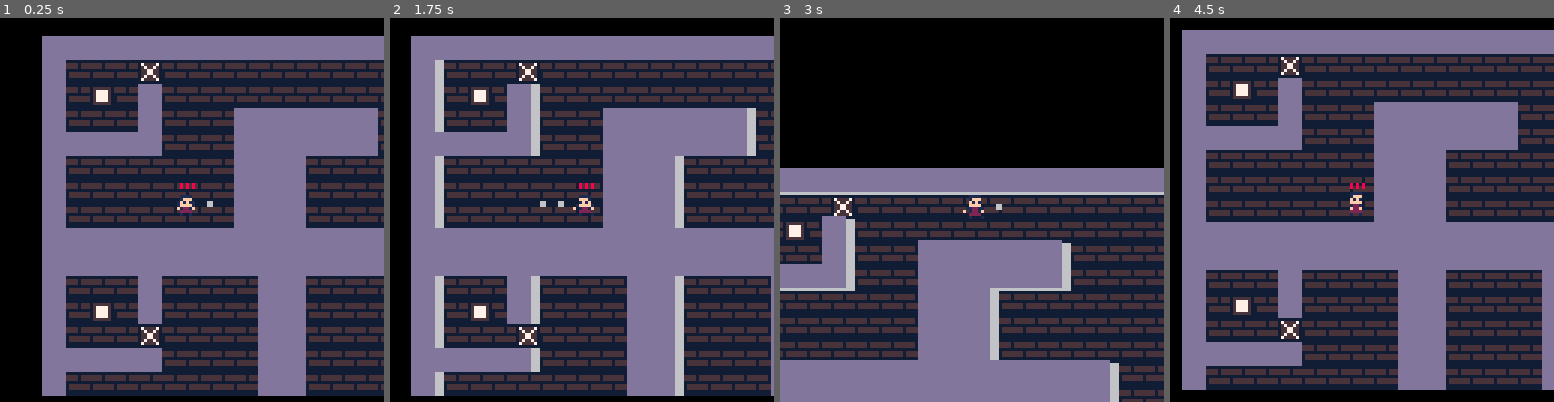
Above: before the commit, frames 1-4 (left to right).
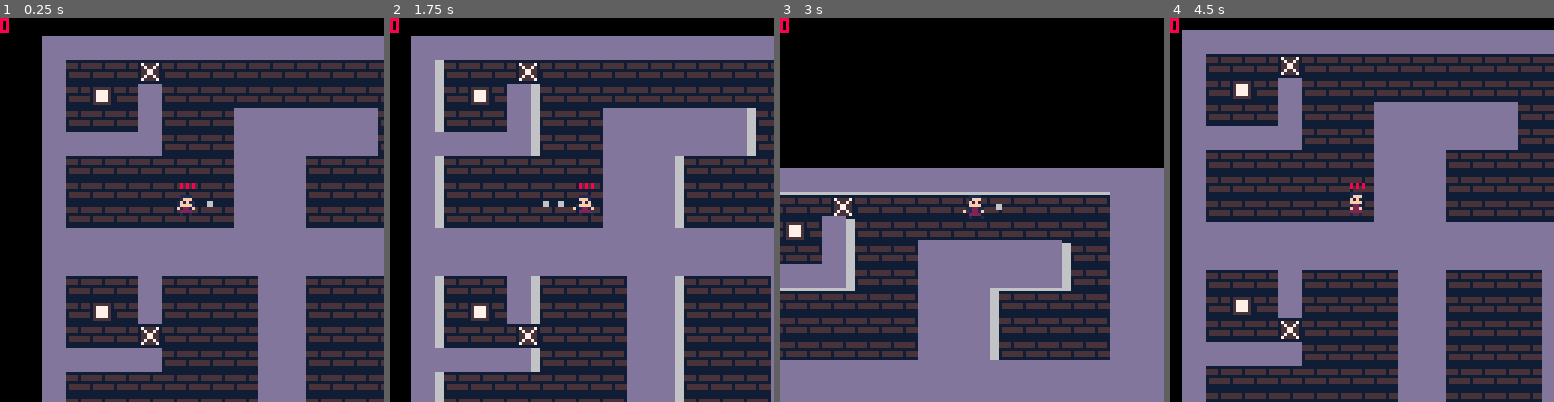
Above: after the commit, the same moments.

Repository: TripleADC/ZombiePico8
Game: PICO-8 cartridge zom8.p8
The game is run twice, just before and just after one commit, with the same random seed, the same clock (stepped at 60 frames per second) and the same inputs.
Inputs:
- Up to frame 1 (0.25 s): no input
- Up to frame 2 (1.75 s): tap X (X key) at 0.33, 1.07 s; tap O (Z key) at 0.7, 1.7 s; hold Right from 1.6 s (still down)
- Up to frame 3 (3 s): tap X (X key) at 1.85, 2.97 s; release Right at 2.1 s; tap O (Z key) at 2.1, 2.5, 2.9 s; hold Up 2.15-2.42 s; hold Right from 2.47 s (still down)
- Up to frame 4 (4.5 s): release Right at 3.03 s; hold Left 3.08-3.58 s; tap O (Z key) at 3.3, 3.7, 4.1 s; hold Down 3.63-3.97 s; hold Right from 4.02 s (still down); tap X (X key) at 4.08 s

The runs differ from the first frame. In frame 1, 1.5% of the frame differs, in the area x 0-100%, y 0-100%; in frame 2, 1.6%; in frame 3, 7.8%; in frame 4, 3.1%.

Commit message:
Tweaks
- Refactored sprite code
- Added coins
- Added wall "prices"

Diff:
--- a/zom8.p8
+++ b/zom8.p8
@@ -10,6 +10,7 @@
 walls={}
 barriers={}
 z_id=0
+cost = 500
 
 function _init()
     --player init
@@ -68,7 +69,7 @@
     end
 
     --debug
-    -- print(p.health,p.x*8-62,p.y*8-62,8)
+    print(p.coins,p.x*8-62,p.y*8-62,8)
 	-- -- print(p.x,p.x*8-62,p.y*8-62,8)
 	-- -- print(p.y,p.x*8-62,p.y*8-56,8)
 	-- print(p.dx,p.x*8-62,p.y*8-50,8)
@@ -93,7 +94,7 @@
 
         -- projectile collide
         for projectile in all(proj) do
-            projectile_collide(zombie, projectile)
+            projectile_collide(zombie, projectile, p)
         end
 
         -- actions
@@ -142,8 +143,9 @@
         sp=17,
         sp_frames=0,
         sp_flip=false,
-
         facing=1,
+
+        coins=0,
 
         -- functions
         control=function(self, c)
@@ -197,11 +199,10 @@
                 self.sp_frames = 0
             end
 
+            self.sp = 19
             -- facing up or down
             if(abs(self.dx) < 0.1 and abs(self.dy) < 0.1) then
                 self.sp = 17
-            else
-                self.sp = 19
             end
 
             if(self.facing == 4) then
@@ -216,11 +217,7 @@
             end
 
             -- facing left or right
-            if(self.facing == 3 or (self.dx < 0 and self.facing == 4)) then
-                self.sp_flip = true
-            else
-                self.sp_flip = false
-            end
+            self.sp_flip = self.facing == 3 or (self.dx < 0 and self.facing == 4)
 
             spr(self.sp,(self.x*8)-4,(self.y*8)-4, 1, 1, self.sp_flip)
 
@@ -342,10 +339,9 @@
                 self.hit = false
             end
 
-             if (self.dy < 0) then
+            self.sp = 33
+            if (self.dy < 0) then
                 self.sp = 35
-            elseif (self.dy >= 0) then
-                self.sp = 33
             end
 
             if(self.sp_frames >= 15) then
@@ -357,11 +353,7 @@
             end
 
             -- Setting up facing
-            if self.dx < 0 then
-                self.sp_flip=true
-            else
-                self.sp_flip=false
-            end
+            self.sp_flip = self.dx < 0
 
 			spr(self.sp,(self.x*8)-4,(self.y*8)-4, 1, 1, self.sp_flip)
 
@@ -369,11 +361,12 @@
             draw_health(self)
 		end,
 
-        lose_health=function(self)
+        lose_health=function(self, pl)
             self.health-=1
             self.hit=true
 
             if self.health == 0 then
+                pl.coins+=200
                 del(zombies, self)
             end
         end
@@ -433,17 +426,8 @@
                 self.y-=1
             end
 
-            if(mget(self.x, self.y) == 7) then
-                self.boxed_wall = true
-            else
-                self.boxed_wall = false
-            end
-
-            if(mget(self.x, self.y) == 8) then
-                self.boxed_barrier = true
-            else
-                self.boxed_barrier = false
-            end
+            self.boxed_wall = mget(self.x, self.y) == 7
+            self.boxed_barrier = mget(self.x, self.y) == 8
          end,
 
          draw_box_wall=function(self)
@@ -453,9 +437,10 @@
          end,
 
          draw_box_barrier=function(self,b)
-            bar = in_barriers(b, flr(self.x), flr(self.y))
-            if(self.boxed_barrier and bar != nil) then
+            if(self.boxed_barrier) then
+                bar = in_barriers(b, flr(self.x), flr(self.y))
                 rect(bar.x1 * 8, bar.y1 * 8, bar.x2 * 8, bar.y2 * 8,7)
+                print(cost, (bar.x1 + bar.x2) * 4 - 5, (bar.y1 + bar.y2) * 4 - 3, 7)
             end
          end
     }
@@ -483,21 +468,29 @@
 		h=0.25,
 		dx=pdx,
 		dy=pdy,
+        offset=rnd(0.15),
+        offset_sign=rnd(),
 
         draw=function(self)
             spr(self.sp,(self.x*8)-4,(self.y*8)-4)
         end,
 
         update=function(self)
+            if(self.offset_sign < 0.5) then
+                self.offset *= -1
+            end
+
             -- wall colission, destroy self
             if not solid_area(self.x+self.dx,self.y,self.w,self.h) then
                 self.x+=self.dx
+                self.y+=self.offset
             else
                 del(proj, self)
             end
 
             if not solid_area(self.x,self.y+self.dy,self.w,self.h) then
                 self.y+=self.dy
+                self.x+=self.offset
             else
                 del(proj, self)
             end
@@ -776,10 +769,10 @@
     end
 end
 
-function projectile_collide(z, p)
-    if detect_collide(p, z, 0.5) then
-        z:lose_health()
-        del(proj, p)
+function projectile_collide(z, pr, pl)
+    if detect_collide(pr, z, 0.5) then
+        z:lose_health(pl)
+        del(proj, pr)
     end
 end
 
@@ -828,14 +821,14 @@
 end
 
 __gfx__
-000000008888888866666666ddddddddbbbbbbbbaaaaaaaaaaaaaaaaaaaaaaaa6666666600000000000000000000000000000000000000000000000000000000
-000000008888888866666666ddddddddbbbbbbbbccccacccaccccccaa7cccc7a6666666600000000000000000000000000000000000000000000000000000000
-007007008888888866666666ddddddddbbbbbbbbccccacccac7777caac7cc7ca6666666600000000000000000000000000000000000000000000000000000000
-000770008888888866666666ddddddddbbbbbbbbaaaaaaaaac7777caacc77cca6666666600000000000000000000000000000000000000000000000000000000
-000770008888888866666666ddddddddbbbbbbbbacccccccac7777caacc77cca6666d66600000000000000000000000000000000000000000000000000000000
-007007008888888866666666ddddddddbbbbbbbbacccccccac7777caac7cc7ca6666666600000000000000000000000000000000000000000000000000000000
-000000008888888866666666ddddddddbbbbbbbbaaaaaaaaaccccccaa7cccc7a6666666600000000000000000000000000000000000000000000000000000000
-000000008888888866666666ddddddddbbbbbbbbaaaaaaaaaaaaaaaaaaaaaaaa6666666600000000000000000000000000000000000000000000000000000000
+000000008888888866666666ddddddddbbbbbbbbaaaaaaaaaaaaaaaaaaaaaaaa66666666aaaaaaaa000000000000000000000000000000000000000000000000
+000000008888888866666666ddddddddbbbbbbbbccccacccaccccccaa7cccc7a66666666acc77cca000000000000000000000000000000000000000000000000
+007007008888888866666666ddddddddbbbbbbbbccccacccac7777caac7cc7ca66666666acc77cca000000000000000000000000000000000000000000000000
+000770008888888866666666ddddddddbbbbbbbbaaaaaaaaac7777caacc77cca66666666a777777a000000000000000000000000000000000000000000000000
+000770008888888866666666ddddddddbbbbbbbbacccccccac7777caacc77cca66666666a777777a000000000000000000000000000000000000000000000000
+007007008888888866666666ddddddddbbbbbbbbacccccccac7777caac7cc7ca6666d666acc77cca000000000000000000000000000000000000000000000000
+000000008888888866666666ddddddddbbbbbbbbaaaaaaaaaccccccaa7cccc7a66666666acc77cca000000000000000000000000000000000000000000000000
+000000008888888866666666ddddddddbbbbbbbbaaaaaaaaaaaaaaaaaaaaaaaa66666666aaaaaaaa000000000000000000000000000000000000000000000000
 00000000000000000011110000111100000000000000000000111100001111000000000000000000000000000000000000000000000000000000000000000000
 0000000000111100001fff00001fff00001111000011110000111f00001111000011110000888800000000000000000000000000000000000000000000000000
 00000000001fff0000f1f10000f1f100001fff0000111f0000111f0000111f0000111f0000888800000000000000000000000000000000000000000000000000
@@ -853,12 +846,12 @@
 00000000001133000011330000113300001133000088880000000000000000000000000000000000000000000000000000000000000000000000000000000000
 00000000003000100300010000300010030001000080008000000000000000000000000000000000000000000000000000000000000000000000000000000000
 00000000000000000000000000000000000000000000000000000000000000000000000000000000000000000000000000000000000000000000000000000000
-00000000000000000000000000000000000000000000000000000000000000000000000000000000000000000000000000000000000000000000000000000000
-00000000000000000000000000000000000000000000000000000000000000000000000000000000000000000000000000000000000000000000000000000000
-00000000000660000000000000000000000000000000000000000000000000000000000000000000000000000000000000000000000000000000000000000000
-00000000000660000000000000000000000000000000000000000000000000000000000000000000000000000000000000000000000000000000000000000000
-00000000000000000000000000000000000000000000000000000000000000000000000000000000000000000000000000000000000000000000000000000000
-00000000000000000000000000000000000000000000000000000000000000000000000000000000000000000000000000000000000000000000000000000000
+00000000000000000080080003bbbbb0066666600000000000000000000000000000000000000000000000000000000000000000000000000000000000000000
+00000000000000000888778003bbbbb0066677600000000000000000000000000000000000000000000000000000000000000000000000000000000000000000
+00000000000660000888878003b11b10066667600000000000000000000000000000000000000000000000000000000000000000000000000000000000000000
+00000000000660000888888003311310006666000000000000000000000000000000000000000000000000000000000000000000000000000000000000000000
+00000000000000000088880003333330006666000000000000000000000000000000000000000000000000000000000000000000000000000000000000000000
+00000000000000000008800000303030000660000000000000000000000000000000000000000000000000000000000000000000000000000000000000000000
 00000000000000000000000000000000000000000000000000000000000000000000000000000000000000000000000000000000000000000000000000000000
 00000000000000000000000000000000000000000000000000000000000000000000000000000000000000000000000000000000000000000000000000000000
 00000000000000000000000000000000000000000000000000000000000000000000000000000000000000000000000000000000000000000000000000000000
@@ -898,17 +891,34 @@
 0000000000000000000000000000000000000000000000000000000000000000000000000000000000000000000000000000000000000000000000000000000000000000000000000000000000000000000000000000000000000000000000000000000000000000000000000000000000000000000000000000000000000000
 __map__
 0202020202020202020202020202020202020202020202020202020202020202000000000000000000000000000000000000000000000000000000000000000000000000000000000000000000000000000000000000000000000000000000000000000000000000000000000000000000000000000000000000000000000000
-0205050507050505050505050505050505050505050505050505050505050502000000000000000000000000000000000000000000000000000000000000000000000000000000000000000000000000000000000000000000000000000000000000000000000000000000000000000000000000000000000000000000000000
-0205060502050505050505050505050505050505050505050505050505050502000000000000000000000000000000000000000000000000000000000000000000000000000000000000000000000000000000000000000000000000000000000000000000000000000000000000000000000000000000000000000000000000
-0205050502050505020202020202050505050505050505050505050505050502000000000000000000000000000000000000000000000000000000000000000000000000000000000000000000000000000000000000000000000000000000000000000000000000000000000000000000000000000000000000000000000000
-0202020202050505020202020202050505050505050505050505050505050502000000000000000000000000000000000000000000000000000000000000000000000000000000000000000000000000000000000000000000000000000000000000000000000000000000000000000000000000000000000000000000000000
-0205050505050505080808050505050505050505050505050505050505050502000000000000000000000000000000000000000000000000000000000000000000000000000000000000000000000000000000000000000000000000000000000000000000000000000000000000000000000000000000000000000000000000
-0205050505050505080808050505050505050505050505050505050505050502000000000000000000000000000000000000000000000000000000000000000000000000000000000000000000000000000000000000000000000000000000000000000000000000000000000000000000000000000000000000000000000000
-0205050505050505080808050505050505050505050505050505050505050502000000000000000000000000000000000000000000000000000000000000000000000000000000000000000000000000000000000000000000000000000000000000000000000000000000000000000000000000000000000000000000000000
-0202020202020202020202020808080205050505050505050505050505050502000000000000000000000000000000000000000000000000000000000000000000000000000000000000000000000000000000000000000000000000000000000000000000000000000000000000000000000000000000000000000000000000
-0202020202020202020202020808080205050505050505050505050505050502000000000000000000000000000000000000000000000000000000000000000000000000000000000000000000000000000000000000000000000000000000000000000000000000000000000000000000000000000000000000000000000000
+0205050507050505050505050505050508080805050505050505050505050502000000000000000000000000000000000000000000000000000000000000000000000000000000000000000000000000000000000000000000000000000000000000000000000000000000000000000000000000000000000000000000000000
+0205060502050505050505050505050508080805050505050505050505050502000000000000000000000000000000000000000000000000000000000000000000000000000000000000000000000000000000000000000000000000000000000000000000000000000000000000000000000000000000000000000000000000
+0205050502050505020202020202050502020205050505050505050505050502000000000000000000000000000000000000000000000000000000000000000000000000000000000000000000000000000000000000000000000000000000000000000000000000000000000000000000000000000000000000000000000000
+0202020202050505020202020202050502020205050505050505050505050502000000000000000000000000000000000000000000000000000000000000000000000000000000000000000000000000000000000000000000000000000000000000000000000000000000000000000000000000000000000000000000000000
+0205050505050505080808050505050502020205050505050505050505050502000000000000000000000000000000000000000000000000000000000000000000000000000000000000000000000000000000000000000000000000000000000000000000000000000000000000000000000000000000000000000000000000
+0205050505050505080808050505050502020205050505050505050505050502000000000000000000000000000000000000000000000000000000000000000000000000000000000000000000000000000000000000000000000000000000000000000000000000000000000000000000000000000000000000000000000000
+0205050505050505080808050505050502020205050505050505050505050502000000000000000000000000000000000000000000000000000000000000000000000000000000000000000000000000000000000000000000000000000000000000000000000000000000000000000000000000000000000000000000000000
+0202020202020202020202020808020202020205050505050505050505050502000000000000000000000000000000000000000000000000000000000000000000000000000000000000000000000000000000000000000000000000000000000000000000000000000000000000000000000000000000000000000000000000
+0202020202020202020202020808020202020205050505050505050505050502000000000000000000000000000000000000000000000000000000000000000000000000000000000000000000000000000000000000000000000000000000000000000000000000000000000000000000000000000000000000000000000000
 0205050502050505050202050505050205050505050505050505050505050502000000000000000000000000000000000000000000000000000000000000000000000000000000000000000000000000000000000000000000000000000000000000000000000000000000000000000000000000000000000000000000000000
 0205060502050505050202050505050205050505050505050505050505050502000000000000000000000000000000000000000000000000000000000000000000000000000000000000000000000000000000000000000000000000000000000000000000000000000000000000000000000000000000000000000000000000
 0205050507050505050202050505050205050505050505050505050505050502000000000000000000000000000000000000000000000000000000000000000000000000000000000000000000000000000000000000000000000000000000000000000000000000000000000000000000000000000000000000000000000000
-0202020202050505050808050505050205050505050505050505050505050502000000000000000000000000000000000000000000000000000000000000000000000000000000000000000000000000000000000000000000000000000000000000000000000000000000000000000000000000000000000000000000000000
-020505050505050505080805050505020505050505
+0202020202050505050202050505050205050505050505050505050505050502000000000000000000000000000000000000000000000000000000000000000000000000000000000000000000000000000000000000000000000000000000000000000000000000000000000000000000000000000000000000000000000000
+0205050505050505050808050505050205050505050505050505050505050502000000000000000000000000000000000000000000000000000000000000000000000000000000000000000000000000000000000000000000000000000000000000000000000000000000000000000000000000000000000000000000000000
+0205050505050505050808050505050205050505050505050505050505050502000000000000000000000000000000000000000000000000000000000000000000000000000000000000000000000000000000000000000000000000000000000000000000000000000000000000000000000000000000000000000000000000
+0208080808080808020202050505050505050505050505050505050505050502000000000000000000000000000000000000000000000000000000000000000000000000000000000000000000000000000000000000000000000000000000000000000000000000000000000000000000000000000000000000000000000000
+0205050505050505050505050505050505050505050505050505050505050502000000000000000000000000000000000000000000000000000000000000000000000000000000000000000000000000000000000000000000000000000000000000000000000000000000000000000000000000000000000000000000000000
+0205050505050505050505050505050505050505050505050505050505050502000000000000000000000000000000000000000000000000000000000000000000000000000000000000000000000000000000000000000000000000000000000000000000000000000000000000000000000000000000000000000000000000
+0205050505050505050505050505050505050505050505050505050505050502000000000000000000000000000000000000000000000000000000000000000000000000000000000000000000000000000000000000000000000000000000000000000000000000000000000000000000000000000000000000000000000000
+0205050505050505050505050505050505050505050505050505050505050502000000000000000000000000000000000000000000000000000000000000000000000000000000000000000000000000000000000000000000000000000000000000000000000000000000000000000000000000000000000000000000000000
+0205050505050505050505050505050505050505050505050505050505050502000000000000000000000000000000000000000000000000000000000000000000000000000000000000000000000000000000000000000000000000000000000000000000000000000000000000000000000000000000000000000000000000
+0205050505050505050505050505050505050505050505050505050505050502000000000000000000000000000000000000000000000000000000000000000000000000000000000000000000000000000000000000000000000000000000000000000000000000000000000000000000000000000000000000000000000000
+0205050505050905050505050505050205050505050505050505050505050502000000000000000000000000000000000000000000000000000000000000000000000000000000000000000000000000000000000000000000000000000000000000000000000000000000000000000000000000000000000000000000000000
+0205050505050505050505050505050205050505050505050505050505050502000000000000000000000000000000000000000000000000000000000000000000000000000000000000000000000000000000000000000000000000000000000000000000000000000000000000000000000000000000000000000000000000
+0205050505050505050505050505050205050505050505050505050505050502000000000000000000000000000000000000000000000000000000000000000000000000000000000000000000000000000000000000000000000000000000000000000000000000000000000000000000000000000000000000000000000000
+0205050505050505050505050505050205050505050505050505050505050502000000000000000000000000000000000000000000000000000000000000000000000000000000000000000000000000000000000000000000000000000000000000000000000000000000000000000000000000000000000000000000000000
+0205050505050505050505050505050205050505050505050505050505050502000000000000000000000000000000000000000000000000000000000000000000000000000000000000000000000000000000000000000000000000000000000000000000000000000000000000000000000000000000000000000000000000
+0205050505050505050505050505050205050505050505050505050505050502000000000000000000000000000000000000000000000000000000000000000000000000000000000000000000000000000000000000000000000000000000000000000000000000000000000000000000000000000000000000000000000000
+0205050505050505050505050505050205050505050505050505050505050502000000000000000000000000000000000000000000000000000000000000000000000000000000000000000000000000000000000000000000000000000000000000000000000000000000000000000000000000000000000000000000000000
+0205050505050505050505050505050205050505050505050505050505050502000000000000000000000000000000000000000000000000000000000000000000000000000000000000000000000000000000000000000000000000000000000000000000000000000000000000000000000000000000000000000000000000
+0205050505050505050505050505050205050505050505050505050505050502000000000000000000000000000000000000000000000000000000000000000000000000000000000000000000000000000000000000000000000000000000000000000000000000000000000000000000000000000000000000000000000000
